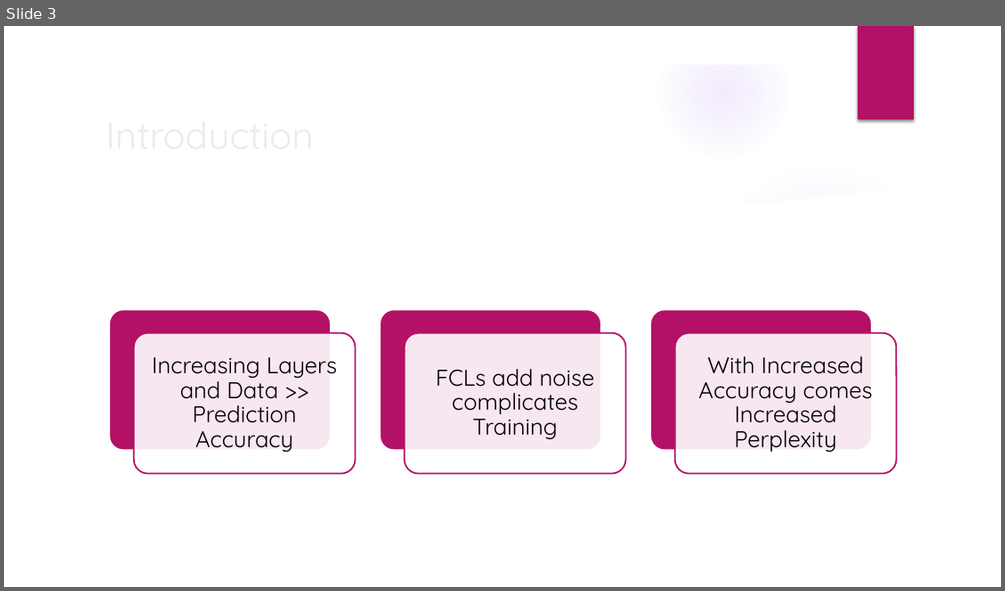
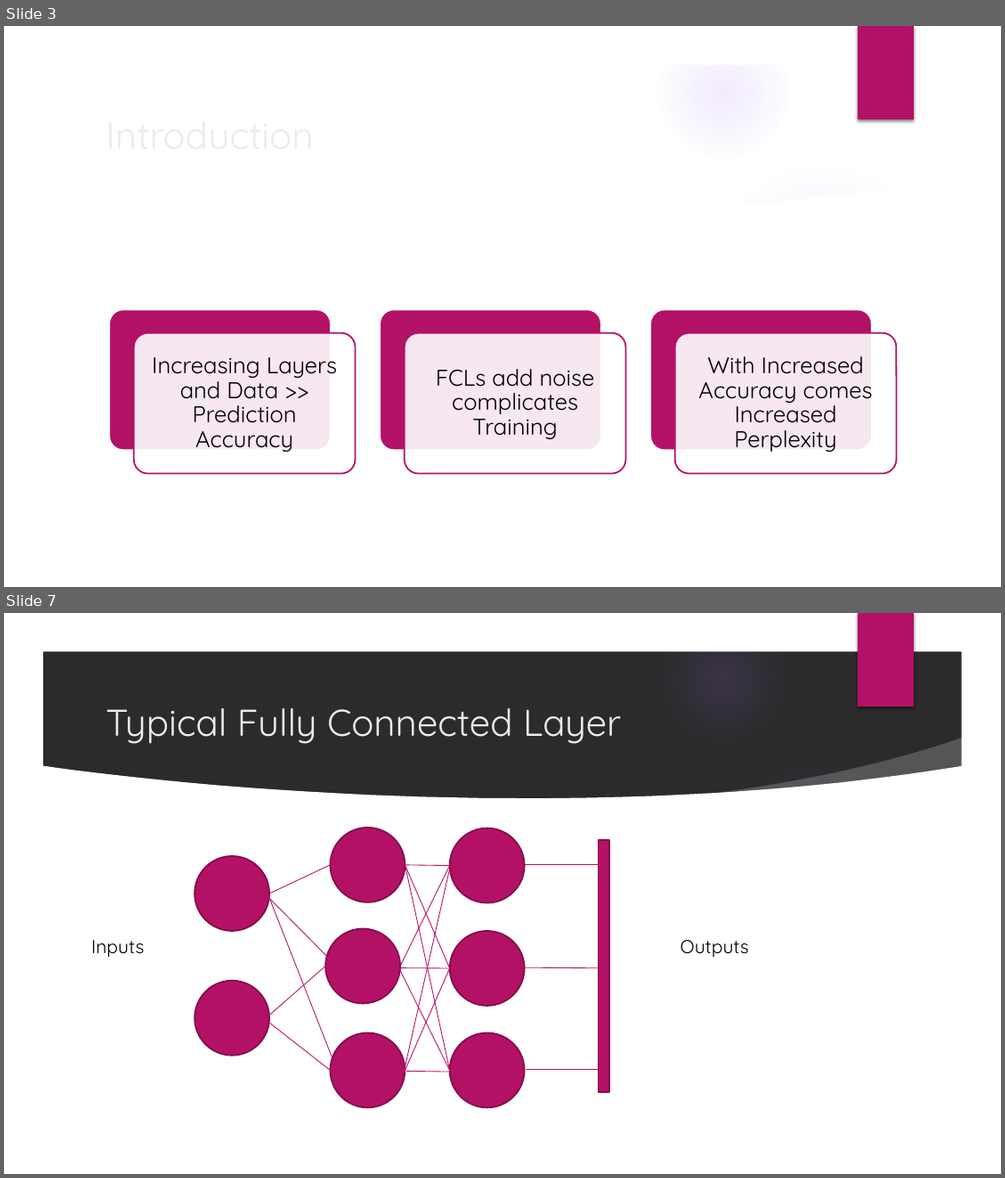
Before and after one commit to realdanielbyrne/tsneGatedMoE, a slide deck: PT-SNE Gated Mixture of Sparse Experts (PT-MoE).pptx. Shown one above the other, each under a label of ours: slide 3 before the commit, slides 3 and 7 after it; the slides between them are not shown. The pictures are 1005x591 and 1005x1178 pixels, drawn with LibreOffice and Linux fonts; fonts in the diff are those of the drawing; background and template pictures are left out; a plain dark background stands for a picture behind light text. Boxes give left, top, right and bottom in pixels: in the first picture for what was removed or moved away, otherwise in the second. Text is boxed around its words. In the diff, an @@ line names an element or a change of style, - is before the commit and + after.

```diff
--- a/PT-SNE Gated Mixture of Sparse Experts (PT-MoE).pptx
+++ b/PT-SNE Gated Mixture of Sparse Experts (PT-MoE).pptx
@@ slide 7 added at [4,613,1001,1174], background picture (left out); not listed: 9 template elements that a slide beside it also shows @@
@@ title added at [105,708,621,744], 36 pt, text #EBEBEB @@
+Typical Fully Connected Layer
@@ ellipse added at [330,827,404,902], fill #B31166, outline #840D4B 1.5 pt @@
@@ ellipse added at [450,828,525,903], fill #B31166, outline #840D4B 1.5 pt @@
@@ rectangle added at [599,840,610,1092], fill #B31166, outline #840D4B 1.5 pt @@
@@ ellipse added at [194,856,269,931], fill #B31166, outline #840D4B 1.5 pt @@
@@ line added from (269, 893) to (330, 865), #B31166 0.75 pt @@
@@ line added from (450, 866) to (400, 966), #B31166 0.75 pt @@
@@ line added from (404, 865) to (450, 866), #B31166 0.75 pt @@
@@ line added from (404, 865) to (450, 968), #B31166 0.75 pt @@
@@ line added from (404, 865) to (450, 1070), #B31166 0.75 pt @@
@@ line added from (450, 868) to (404, 1072), #B31166 0.75 pt @@
@@ line added from (525, 865) to (599, 865), #B31166 0.75 pt @@
@@ line added from (267, 892) to (332, 1057), #B31166 0.75 pt @@
@@ line added from (268, 896) to (328, 957), #B31166 0.75 pt @@
@@ ellipse added at [325,929,400,1004], fill #B31166, outline #840D4B 1.5 pt @@
@@ ellipse added at [450,931,525,1005], fill #B31166, outline #840D4B 1.5 pt @@
@@ text added at [91,940,144,957], 18 pt, text #000000 @@
+Inputs
@@ text added at [680,940,749,957], 18 pt, text #000000 @@
+Outputs
@@ ellipse added at [194,981,269,1055], fill #B31166, outline #840D4B 1.5 pt @@
@@ line added from (266, 1018) to (325, 966), #B31166 0.75 pt @@
@@ line added from (398, 966) to (450, 1070), #B31166 0.75 pt @@
@@ line added from (400, 968) to (450, 968), #B31166 0.75 pt @@
@@ line added from (404, 1070) to (450, 968), #B31166 0.75 pt @@
@@ line added from (525, 967) to (600, 968), #B31166 0.75 pt @@
@@ line added from (266, 1020) to (330, 1070), #B31166 0.75 pt @@
@@ ellipse added at [330,1032,404,1107], fill #B31166, outline #840D4B 1.5 pt @@
@@ ellipse added at [450,1032,525,1107], fill #B31166, outline #840D4B 1.5 pt @@
@@ line added from (407, 1070) to (452, 1071), #B31166 0.75 pt @@
@@ line added from (526, 1070) to (600, 1070), #B31166 0.75 pt @@
```
Also in this commit, not shown: 5 slides changed, 6 other slides added, 1 slide removed.
